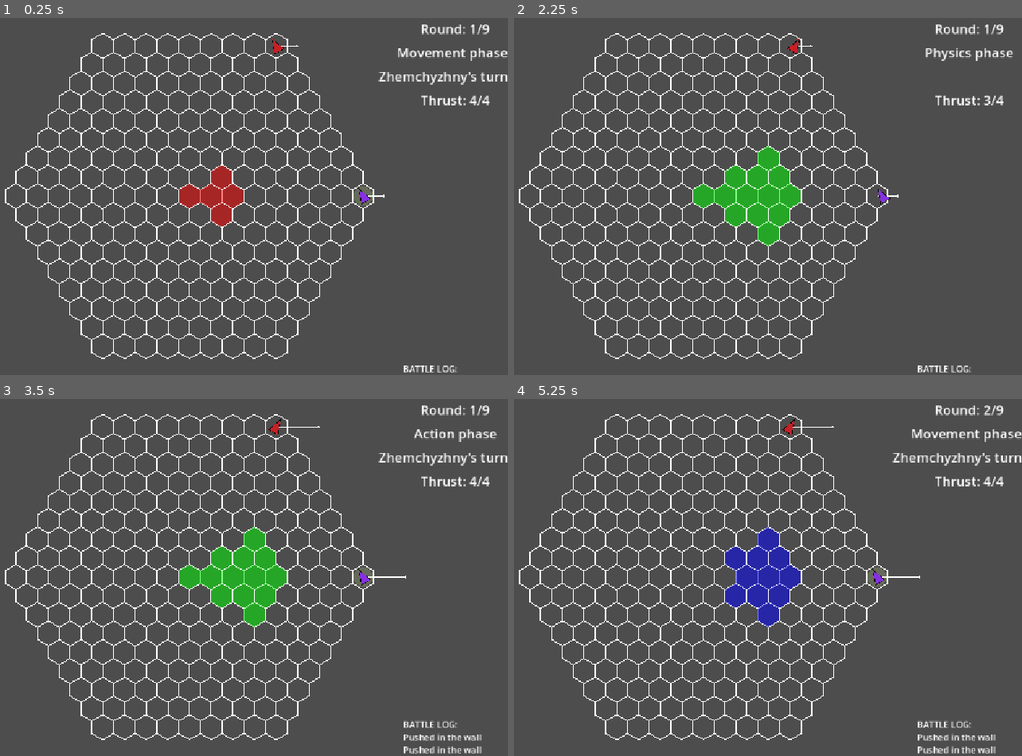
Above: before the commit, frames 1-4 (two rows, left to right).
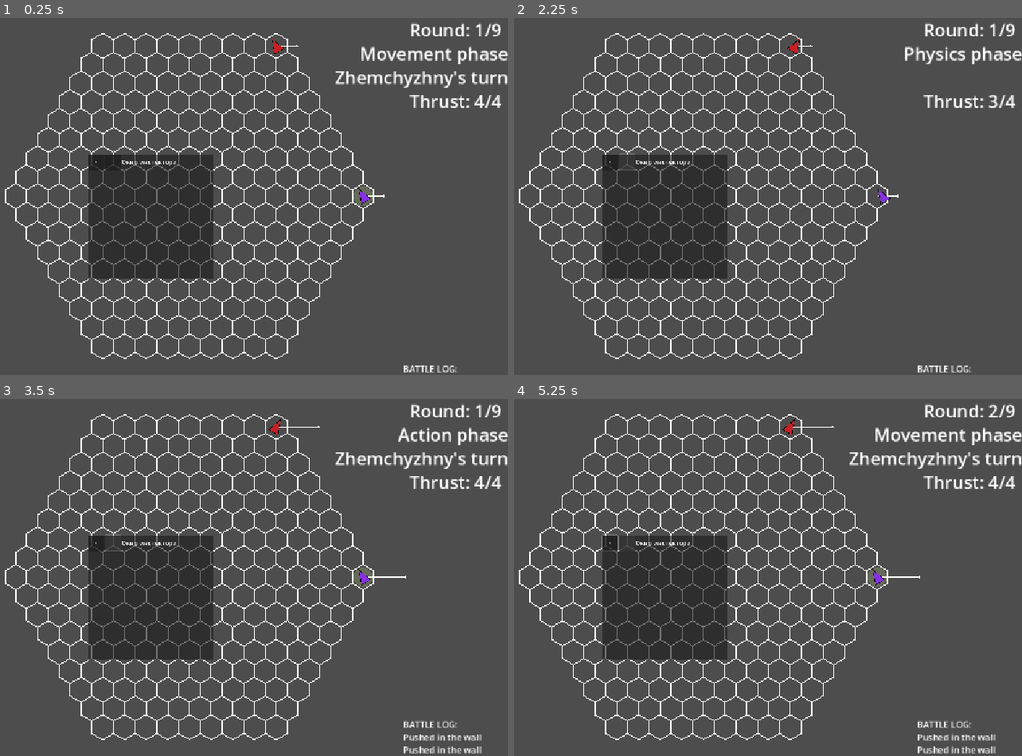
Above: after the commit, the same moments.

Repository: Idandot/Space-Arena
Game: Godot game, scene res://Base Class/Arena.tscn
Two runs of this game, one before a commit and one after it. Both use one fixed random seed, a clock stepped at 60 frames per second and the inputs below.
Inputs (mouse positions are in pixels of both pictures, inside the frame that each line leads up to):
- Up to frame 1 (0.25 s): no input
- Up to frame 2 (2.25 s): click (610, 160) at 0.5 s, where only the run after the commit has a clickable "X"; click (625, 160) at 1.25 s, where only the run after the commit has a clickable "--"; tap Enter (end_turn) at 2, 2.1 s; hold Right (turn_right) from 2.03 s (still down)
- Up to frame 3 (3.5 s): release Right (turn_right) at 2.78 s; hold Down (brake) from 2.78 s (still down); tap Space (fire) at 2.85 s
- Up to frame 4 (5.25 s): tap Backspace (reset_move) at 3.5, 5 s; release Down (brake) at 3.53 s; hold Right (turn_right) 3.53-4.28 s; tap Enter (end_turn) at 3.6, 5.1 s; hold Up (accelerate) 4.28-5.03 s; tap Space (fire) at 4.35 s; hold Left (turn_left) from 5.03 s (still down)

The runs differ from the first frame. In frame 1, 11% of the frame differs, in the area x 17-100%, y 1-74%; in frame 2, 12%; in frame 3, 13%; in frame 4, 13%.

Commit message:
0.1.6.7 UI

Diff:
--- a/Base Class/Actor.tscn
+++ b/Base Class/Actor.tscn
@@ -11,6 +11,7 @@
 [ext_resource type="Script" uid="uid://cn1diyybq86d0" path="res://Modules/EngineModule.gd" id="8_oayqi"]
 [ext_resource type="Script" uid="uid://rgkmbxhqeme2" path="res://Resources/EngineConfigs/EngineConfig.gd" id="9_0ibre"]
 [ext_resource type="Script" uid="uid://b7cgtdinx7f7p" path="res://Modules/Bulkhead.gd" id="10_6h6o8"]
+[ext_resource type="Script" uid="uid://ck20odycxu2yu" path="res://Modules/Weapon.gd" id="12_dwf2m"]
 
 [sub_resource type="Resource" id="Resource_cy77k"]
 script = ExtResource("9_0ibre")
@@ -44,6 +45,7 @@
 Vector2i(-1, 0): NodePath("Bulkhead2"),
 Vector2i(0, -1): NodePath("Engine"),
 Vector2i(0, 0): NodePath("PlayerController"),
+Vector2i(0, 1): NodePath("Weapon"),
 Vector2i(1, 0): NodePath("Bulkhead")
 }
 
@@ -68,3 +70,9 @@
 script = ExtResource("7_oayqi")
 actor_mediator = NodePath("../../ActorMediator")
 tags = Array[int]([0, 1])
+
+[node name="Weapon" type="Node" parent="ShipLayout" node_paths=PackedStringArray("actor_mediator")]
+script = ExtResource("12_dwf2m")
+actor_mediator = NodePath("../../ActorMediator")
+tags = Array[int]([1])
+metadata/_custom_type_script = "uid://ck20odycxu2yu"
--- a/Base Class/Arena.gd
+++ b/Base Class/Arena.gd
@@ -39,7 +39,6 @@
 	#Можно начинать игру
 	TurnManager.start_game(actors, game_config)
 
-	init_test_cases()
 
 
 func _find_spawn_points() -> Array[Vector2i]:
@@ -49,81 +48,3 @@
 		spawn_points.append(new_spawn_point)
 
 	return spawn_points
-
-var test_cases = []
-
-func init_test_cases():
-	# Убираем предыдущие случаи
-	test_cases.clear()
-
-	# Базовые направления (шесть основных в гексагональной сетке)
-	var directions = [
-		Vector2i(1, 0),   # Вправо
-		Vector2i(1, -1),  # Вправо-вверх
-		Vector2i(0, -1),  # Вверх-влево
-		Vector2i(-1, 0),  # Влево
-		Vector2i(-1, 1),  # Влево-вниз
-		Vector2i(0, 1),   # Вниз-вправо
-	]
-
-	# Разные углы секторов
-	var angles = [60, 90, 120, 180, 240, 360]
-
-	# Разные радиусы
-	var radius_ranges = [[0, 2], [0, 4], [2, 4], [1, 3]]
-
-	# Разные цвета для наглядности
-	var colors = [Color.RED, Color.GREEN, Color.BLUE, Color.YELLOW, Color.PURPLE, Color.CYAN]
-
-	# Генерируем тестовые случаи
-	var case_index = 0
-
-	for dir_index in range(directions.size()):
-		for angle in angles:
-			for radius_range in radius_ranges:
-				# Добавляем тестовый случай
-				test_cases.append({
-					"name": "Case " + str(case_index),
-					"origin": Vector2i.ZERO,
-					"facing": directions[dir_index],
-					"color": colors[case_index % colors.size()],
-					"arc_degrees": angle,
-					"min_radius": radius_range[0],
-					"max_radius": radius_range[1]
-				})
-				case_index += 1
-				# Ограничим количество тестовых случаев, чтобы не слишком много
-
-				if case_index >= 24:  # 24 различных комбинации
-					print("1")
-					break
-			if case_index >= 24:  # 24 различных комбинации
-				print("2")
-				break
-		if case_index >= 24:  # 24 различных комбинации
-			print("3")
-			break
-
-	print("4")
-	for test_case in test_cases:
-		run_test_case(test_case)
-		await get_tree().create_timer(2).timeout
-	HexGridClass.reset_highlight()
-
-func run_test_case(test_case):
-	# Выводим информацию о текущем тесте в консоль
-	print("Тест: ", test_case["name"])
-	print("  Направление: ", test_case["facing"])
-	print("  Угол: ", test_case["arc_degrees"], "градусов")
-	print("  Радиусы: от ", test_case["min_radius"], " до ", test_case["max_radius"])
-	print("  Цвет: ", test_case["color"])
-
-	# Запускаем подсветку
-	HighlightManager.highlight_sector(
-		test_case["origin"],
-		test_case["facing"],
-		test_case["color"],
-		test_case["arc_degrees"],
-		test_case["min_radius"],
-		test_case["max_radius"]
-	)
--- a/Base Class/Arena.tscn
+++ b/Base Class/Arena.tscn
@@ -22,6 +22,7 @@
 [ext_resource type="Script" uid="uid://b7cgtdinx7f7p" path="res://Modules/Bulkhead.gd" id="13_t0blq"]
 [ext_resource type="Script" uid="uid://cbpkr8ioimvfb" path="res://Modules/PlayerController.gd" id="14_fdt8u"]
 [ext_resource type="Script" uid="uid://b7ooaq8473noy" path="res://Autoload Class/highlight_manager.gd" id="20_7auo3"]
+[ext_resource type="PackedScene" uid="uid://cyeegvoov25bo" path="res://UI/inspection_window.tscn" id="23_0x5v4"]
 
 [sub_resource type="Resource" id="Resource_cy77k"]
 script = ExtResource("12_ge3f4")
@@ -153,3 +154,9 @@
 "
 scroll_following = true
 vertical_alignment = 2
+
+[node name="Control" parent="." instance=ExtResource("23_0x5v4")]
+offset_left = -516.0
+offset_top = -214.0
+offset_right = -516.0
+offset_bottom = -214.0
--- a/Themes/Font.tres
+++ b/Themes/Font.tres
@@ -1,4 +1,4 @@
 [gd_resource type="Theme" format=3 uid="uid://dho5hnu13gwhm"]
 
 [resource]
-default_font_size = 24
+default_font_size = 32
--- /dev/null
+++ b/UI/inspection_window.tscn
@@ -0,0 +1,55 @@
+[gd_scene load_steps=3 format=3 uid="uid://cyeegvoov25bo"]
+
+[ext_resource type="Script" uid="uid://b4t3dbbyaogwk" path="res://inspection_window.gd" id="1_sv08r"]
+[ext_resource type="Theme" uid="uid://dho5hnu13gwhm" path="res://Themes/Font.tres" id="2_vdbsl"]
+
+[node name="Control" type="Control" node_paths=PackedStringArray("title_label", "close_button", "minimize_button", "margin_container", "content_area")]
+layout_mode = 3
+anchors_preset = 15
+anchor_right = 1.0
+anchor_bottom = 1.0
+grow_horizontal = 2
+grow_vertical = 2
+script = ExtResource("1_sv08r")
+title = "Окно инспектора"
+title_label = NodePath("Panel/Header/TitleLabel")
+close_button = NodePath("Panel/Header/CloseButton")
+minimize_button = NodePath("Panel/Header/MinimizeButton")
+margin_container = NodePath("Panel/MarginContainer")
+content_area = NodePath("Panel/MarginContainer/Content Area")
+
+[node name="Panel" type="Panel" parent="."]
+layout_mode = 1
+offset_right = 640.0
+offset_bottom = 640.0
+
+[node name="Header" type="HBoxContainer" parent="Panel"]
+layout_mode = 0
+offset_right = 640.0
+offset_bottom = 80.0
+
+[node name="CloseButton" type="Button" parent="Panel/Header"]
+custom_minimum_size = Vector2(80, 80)
+layout_mode = 2
+text = "X"
+
+[node name="MinimizeButton" type="Button" parent="Panel/Header"]
+custom_minimum_size = Vector2(80, 80)
+layout_mode = 2
+text = "--"
+
+[node name="TitleLabel" type="Label" parent="Panel/Header"]
+custom_minimum_size = Vector2(80, 80)
+layout_mode = 2
+theme = ExtResource("2_vdbsl")
+text = "Окно внутриигрового инспектора"
+vertical_alignment = 1
+
+[node name="MarginContainer" type="MarginContainer" parent="Panel"]
+layout_mode = 0
+offset_top = 80.0
+offset_right = 640.0
+offset_bottom = 640.0
+
+[node name="Content Area" type="Control" parent="Panel/MarginContainer"]
+layout_mode = 2
--- /dev/null
+++ b/inspection_window.gd
@@ -0,0 +1,43 @@
+extends Control
+class_name inspection_window
+
+signal window_closed(window_instance)
+signal window_minimized(window_instance, is_minimized)
+
+@export var title: String = "Untitled":
+	set(value):
+		title = value
+		if is_instance_valid(title_label):
+			title_label.text = title
+
+@export var title_label: Label
+@export var close_button: Button
+@export var minimize_button: Button
+@export var margin_container: MarginContainer
+@export var content_area: Node
+
+var _inspected_object: Object = null
+
+func _ready() -> void:
+	title = title
+
+	close_button.pressed.connect(_on_close_button_pressed)
+	minimize_button.pressed.connect(_on_minimizer_button_pressed)
+	_update_minimize_state(false)
+
+
+
+
+
+
+
+
+
+func _on_close_button_pressed():
+	return
+
+func _on_minimizer_button_pressed():
+	return
+
+func _update_minimize_state(_ool: bool):
+	return
Not shown: 1 places in Base Class/Actor.tscn that only renumber resources
Not shown: 1 places in Base Class/Arena.tscn that only renumber resources
